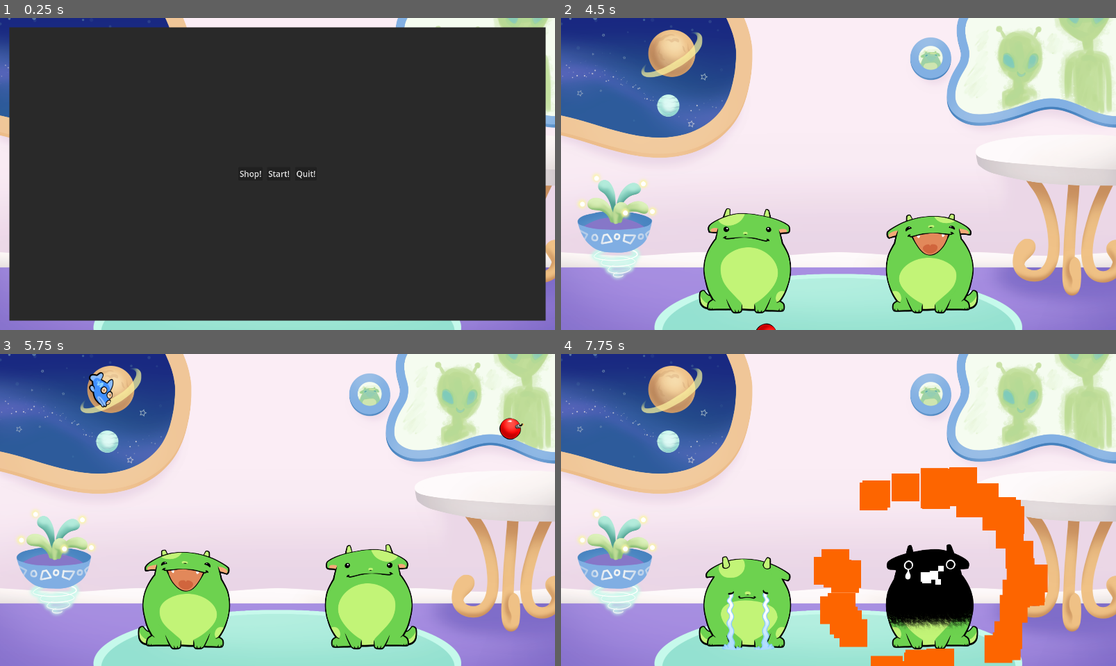
Above: before the commit, frames 1-4 (two rows, left to right).
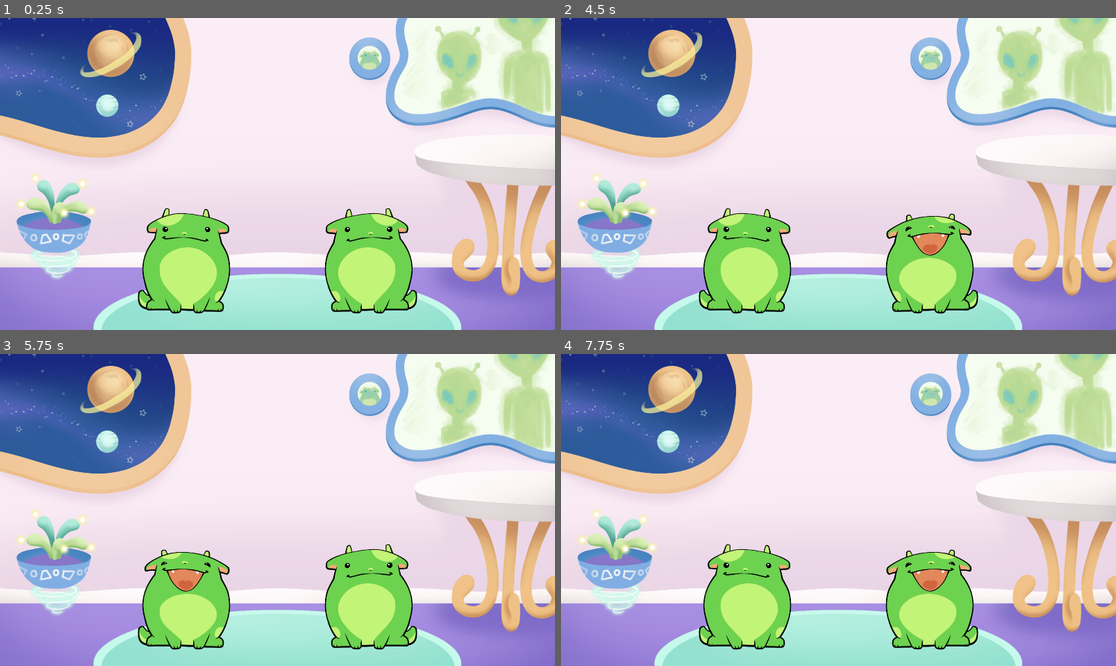
Above: after the commit, the same moments.

Repository: 100-Devs-1-Game/NomCatClone
Game: Godot game, scene res://scenes/game.tscn
Two runs of this game, one before a commit and one after it. Both use one fixed random seed, a clock stepped at 60 frames per second and the inputs below.
Inputs (mouse positions are in pixels of both pictures, inside the frame that each line leads up to):
- Up to frame 1 (0.25 s): no input
- Up to frame 2 (4.5 s): click (810, 174) at 0.5 s, where only the run before the commit has a clickable "Shop!"; click (838, 174) at 1.25 s, where only the run before the commit has a clickable "Start!"; tap Enter at 2 s; hold Right (ui_right) 2.03-2.78 s; hold Left (ui_left) 2.78-3.53 s; hold Right (ui_right) from 3.53 s (still down)
- Up to frame 3 (5.75 s): release Right (ui_right) at 5.03 s; hold Left (ui_left) from 5.03 s (still down)
- Up to frame 4 (7.75 s): release Left (ui_left) at 7.28 s; hold Right (ui_right) from 7.28 s (still down)

The runs differ from the first frame. In frame 1, 91% of the frame differs, in the area x 1-99%, y 2-98%; in frame 2, less than 0.1%; in frame 3, 0.6%; in frame 4, 14%.

Commit message:
Added textures for UI (among other things)

Diff:
--- a/src/misc_resources/lilguy1.tres
+++ b/src/misc_resources/lilguy1.tres
@@ -9,6 +9,7 @@
 
 [resource]
 script = ExtResource("1_53y5r")
+ID = 1
 IdleImage = ExtResource("2_etw84")
 OpenImage = ExtResource("3_s05ww")
 SadImage1 = ExtResource("4_8w1vh")
--- a/src/misc_resources/lilguy2.tres
+++ b/src/misc_resources/lilguy2.tres
@@ -9,6 +9,7 @@
 
 [resource]
 script = ExtResource("1_qt06r")
+ID = 2
 IdleImage = ExtResource("2_6trx1")
 OpenImage = ExtResource("3_qs0bo")
 SadImage1 = ExtResource("4_ltt2g")
--- a/src/misc_resources/lilguy3.tres
+++ b/src/misc_resources/lilguy3.tres
@@ -9,6 +9,7 @@
 
 [resource]
 script = ExtResource("1_23okn")
+ID = 3
 IdleImage = ExtResource("2_16bdm")
 OpenImage = ExtResource("3_a3mm8")
 SadImage1 = ExtResource("4_efqep")
--- a/src/misc_resources/lilguy4.tres
+++ b/src/misc_resources/lilguy4.tres
@@ -9,6 +9,7 @@
 
 [resource]
 script = ExtResource("1_1n8vj")
+ID = 4
 IdleImage = ExtResource("2_g41sa")
 OpenImage = ExtResource("3_w44xk")
 SadImage1 = ExtResource("4_23bie")
--- a/src/misc_resources/lilguy5.tres
+++ b/src/misc_resources/lilguy5.tres
@@ -9,6 +9,7 @@
 
 [resource]
 script = ExtResource("1_g7kbj")
+ID = 5
 IdleImage = ExtResource("2_kuj5d")
 OpenImage = ExtResource("3_xbvfd")
 SadImage1 = ExtResource("4_pydsu")
--- a/src/misc_resources/lilguy6.tres
+++ b/src/misc_resources/lilguy6.tres
@@ -9,6 +9,7 @@
 
 [resource]
 script = ExtResource("1_g4uhd")
+ID = 6
 IdleImage = ExtResource("2_3uj1t")
 OpenImage = ExtResource("3_mn6ri")
 SadImage1 = ExtResource("4_8yalt")
--- a/src/misc_resources/lilguy7.tres
+++ b/src/misc_resources/lilguy7.tres
@@ -9,6 +9,7 @@
 
 [resource]
 script = ExtResource("1_78tum")
+ID = 7
 IdleImage = ExtResource("2_76inb")
 OpenImage = ExtResource("3_8v6bo")
 SadImage1 = ExtResource("4_lsf3c")
--- a/src/misc_resources/lilguy8.tres
+++ b/src/misc_resources/lilguy8.tres
@@ -9,6 +9,7 @@
 
 [resource]
 script = ExtResource("1_jn3jo")
+ID = 8
 IdleImage = ExtResource("2_vujhm")
 OpenImage = ExtResource("3_wroi0")
 SadImage1 = ExtResource("4_4wjyj")
--- a/src/scenes/game.tscn
+++ b/src/scenes/game.tscn
@@ -1,8 +1,7 @@
-[gd_scene load_steps=8 format=3 uid="uid://bqkoh1kgumd4p"]
+[gd_scene load_steps=7 format=3 uid="uid://bqkoh1kgumd4p"]
 
 [ext_resource type="Script" uid="uid://cm8pwj3ifxvxc" path="res://scripts/game.gd" id="1_uwrxv"]
 [ext_resource type="Texture2D" uid="uid://cjt43hbdvjpvb" path="res://assets/background/bg.png" id="2_kvpfn"]
-[ext_resource type="PackedScene" uid="uid://bwt8mm0d6dshu" path="res://scenes/main_ui.tscn" id="2_u5sy4"]
 [ext_resource type="Script" uid="uid://cf767p3w8glpt" path="res://scripts/lilguy_sprite.gd" id="2_yqjtg"]
 [ext_resource type="Resource" uid="uid://gy2rjd3d77gq" path="res://misc_resources/lilguy1.tres" id="5_p57ef"]
 [ext_resource type="AudioStream" uid="uid://bimnvmupjkb4f" path="res://assets/music/Noem Cats Looped.mp3" id="6_p57ef"]
@@ -18,8 +17,6 @@
 heightcurve = SubResource("Curve_vtaks")
 
 [node name="CanvasLayer" type="CanvasLayer" parent="."]
-
-[node name="MainUI" parent="CanvasLayer" instance=ExtResource("2_u5sy4")]
 
 [node name="Sprite2D" type="Sprite2D" parent="."]
 show_behind_parent = true
--- a/src/scenes/main_ui.tscn
+++ /dev/null
@@ -1,76 +0,0 @@
-[gd_scene load_steps=4 format=3 uid="uid://bwt8mm0d6dshu"]
-
-[ext_resource type="Script" uid="uid://d1rkarg50ckry" path="res://scripts/main_ui.gd" id="1_fnul3"]
-
-[sub_resource type="StyleBoxFlat" id="StyleBoxFlat_f863i"]
-bg_color = Color(0.16206557, 0.1620656, 0.16206548, 1)
-
-[sub_resource type="StyleBoxEmpty" id="StyleBoxEmpty_fnul3"]
-
-[node name="MainUI" type="Control"]
-layout_mode = 3
-anchors_preset = 15
-anchor_right = 1.0
-anchor_bottom = 1.0
-grow_horizontal = 2
-grow_vertical = 2
-script = ExtResource("1_fnul3")
-
-[node name="MarginContainer" type="MarginContainer" parent="."]
-layout_mode = 1
-anchors_preset = 15
-anchor_right = 1.0
-anchor_bottom = 1.0
-grow_horizontal = 2
-grow_vertical = 2
-theme_override_constants/margin_left = 32
-theme_override_constants/margin_top = 32
-theme_override_constants/margin_right = 32
-theme_override_constants/margin_bottom = 32
-
-[node name="Panel" type="Panel" parent="MarginContainer"]
-layout_mode = 2
-theme_override_styles/panel = SubResource("StyleBoxFlat_f863i")
-
-[node name="HBoxContainer" type="HBoxContainer" parent="MarginContainer/Panel"]
-layout_mode = 1
-anchors_preset = 15
-anchor_right = 1.0
-anchor_bottom = 1.0
-grow_horizontal = 2
-grow_vertical = 2
-alignment = 1
-
-[node name="Shop" type="Button" parent="MarginContainer/Panel/HBoxContainer"]
-layout_mode = 2
-size_flags_vertical = 4
-theme_override_font_sizes/font_size = 28
-text = "Shop!
-"
-
-[node name="VSeparator2" type="VSeparator" parent="MarginContainer/Panel/HBoxContainer"]
-layout_mode = 2
-theme_override_constants/separation = 8
-theme_override_styles/separator = SubResource("StyleBoxEmpty_fnul3")
-
-[node name="Start" type="Button" parent="MarginContainer/Panel/HBoxContainer"]
-layout_mode = 2
-size_flags_vertical = 4
-theme_override_font_sizes/font_size = 28
-text = "Start!
-"
-
-[node name="VSeparator" type="VSeparator" parent="MarginContainer/Panel/HBoxContainer"]
-layout_mode = 2
-theme_override_constants/separation = 8
-theme_override_styles/separator = SubResource("StyleBoxEmpty_fnul3")
-
-[node name="Quit" type="Button" parent="MarginContainer/Panel/HBoxContainer"]
-layout_mode = 2
-size_flags_vertical = 4
-theme_override_font_sizes/font_size = 28
-text = "Quit!"
-
-[connection signal="button_down" from="MarginContainer/Panel/HBoxContainer/Shop" to="." method="_on_shop_button_down"]
-[connection signal="button_down" from="MarginContainer/Panel/HBoxContainer/Start" to="." method="_on_start_button_down"]
-[connection signal="button_down" from="MarginContainer/Panel/HBoxContainer/Quit" to="." method="_on_quit_button_down"]
--- a/src/scripts/LilGuySkin.gd
+++ b/src/scripts/LilGuySkin.gd
@@ -1,6 +1,7 @@
 extends Resource
 class_name LilGuySkin
 
+@export var ID: int = 0
 @export var IdleImage: Texture2D
 @export var OpenImage: Texture2D
 @export var SadImage1: Texture2D
--- a/src/scripts/game.gd
+++ b/src/scripts/game.gd
@@ -49,6 +49,8 @@
 
 func start():
 	randomize()
+	lilguy_left.assigned = PlayerData.lilguy1_skin
+	lilguy_right.assigned = PlayerData.lilguy2_skin
 	timer.start()
 	started = true
 
--- a/src/scripts/main_ui.gd
+++ /dev/null
@@ -1,12 +0,0 @@
-extends Control
-
-
-func _on_shop_button_down() -> void:
-	pass # Replace with function body.
-
-func _on_start_button_down() -> void:
-	get_tree().get_first_node_in_group("MainNode").start()
-	hide()
-
-func _on_quit_button_down() -> void:
-	pass # Replace with function body.
--- /dev/null
+++ b/src/shopbutton.gd
@@ -0,0 +1,17 @@
+extends Panel
+
+var assigned: LilGuySkin
+@onready var texture: TextureRect = $VBoxContainer/texture
+@onready var buy: Button = $VBoxContainer/buy
+@onready var l_r_pick: HBoxContainer = $"VBoxContainer/L_R pick"
+
+func _process(_delta: float) -> void:
+	if assigned:
+		texture.texture = assigned.IdleImage
+
+func _on_buy_button_down() -> void:
+	if PlayerData.goldfish >= 5:
+		PlayerData.goldfish -= 5
+		PlayerData.unlocked_skins.append(assigned.ID)
+		buy.hide()
+		l_r_pick.show()
Binary file added: src/assets/UI/000.png
Not shown, added: src/assets/UI/000.png.import
Binary file added: src/assets/UI/001.png
Not shown, added: src/assets/UI/001.png.import
Binary file added: src/assets/UI/002.png
Not shown, added: src/assets/UI/002.png.import
Binary file added: src/assets/UI/003.png
Not shown, added: src/assets/UI/003.png.import
Binary file added: src/assets/UI/004.png
Not shown, added: src/assets/UI/004.png.import
Binary file added: src/assets/UI/005.png
Not shown, added: src/assets/UI/005.png.import
(and 12 more such lines)
